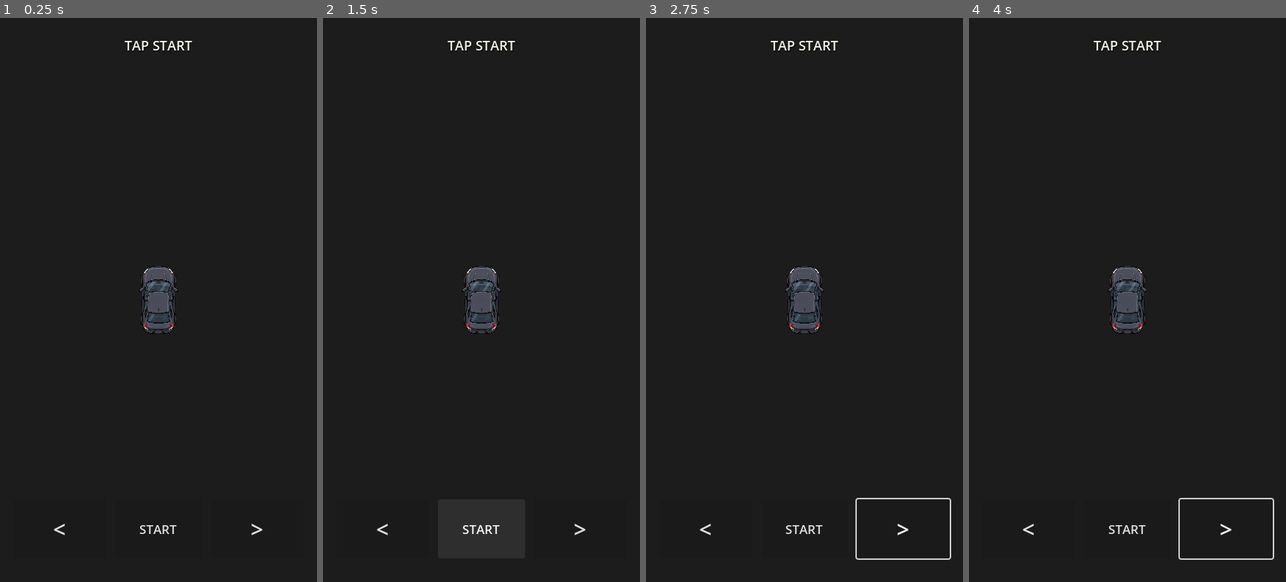
Above: before the commit, frames 1-4 (left to right).
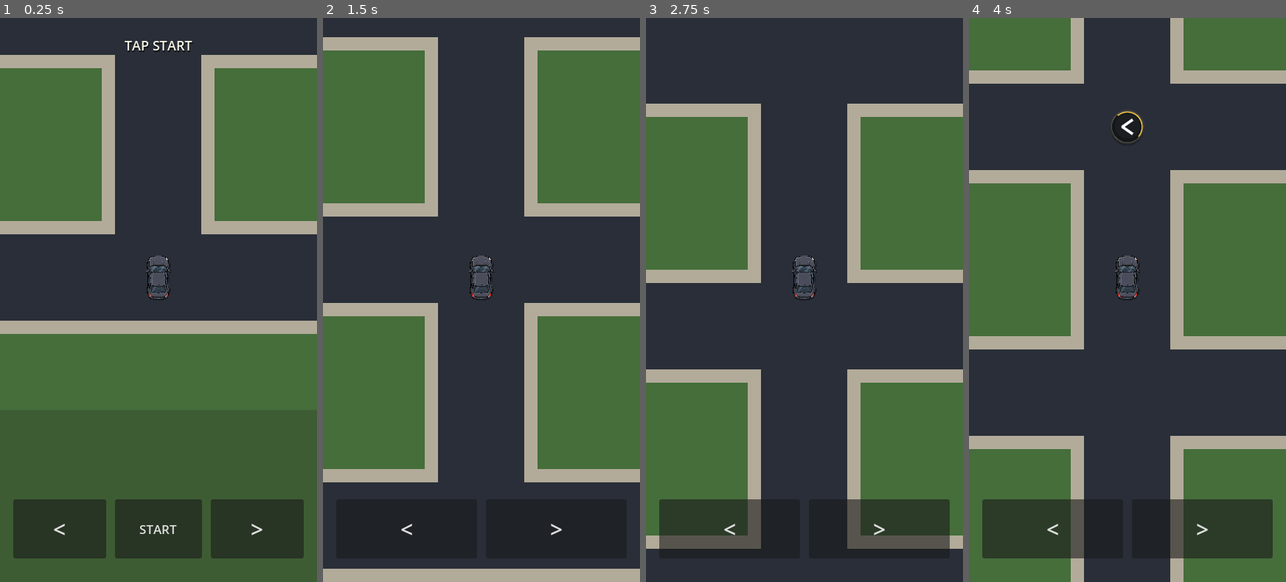
Above: after the commit, the same moments.

Repository: patrickcallahancomedy/comedian
Game: Godot game, scene res://scenes/drive/drive_module.tscn
Two runs of this game, one before a commit and one after it. Both use one fixed random seed, a clock stepped at 60 frames per second and the inputs below.
Inputs (mouse positions are in pixels of both pictures, inside the frame that each line leads up to):
- Up to frame 1 (0.25 s): no input
- Up to frame 2 (1.5 s): click "START" at 0.5 s; click (481, 531) at 1.25 s, where only the run before the commit has a clickable "START"
- Up to frame 3 (2.75 s): tap Enter (ui_accept) at 2, 2.27 s; move the mouse to (874, 271) at 2.02 s; hold Right from 2.03 s (still down); tap Space at 2.1 s; click (874, 271) at 2.17 s
- Up to frame 4 (4 s): release Right at 2.75 s; tap Enter (ui_accept) at 2.75, 3.5 s; drag from (1064, 328) to (1111, 412) at 2.77 s; move the mouse to (1159, 175) at 3.52 s; hold Right from 3.53 s (still down); tap Space at 3.6 s

The runs differ from the first frame. In frame 1, 99% of the frame differs, in the area x 0-100%, y 0-100%; in frame 2, 90%; in frame 3, 96%; in frame 4, 97%.
Error before the commit: Parse Error: Cannot infer the type of "x" variable because the value doesn't have a set type. (res://scripts/drive/drive_grid_controller.gd:1084)

Commit message:
Fix speed streak type inference

Diff:
--- a/godot/scripts/drive/drive_grid_controller.gd
+++ b/godot/scripts/drive/drive_grid_controller.gd
@@ -1081,7 +1081,7 @@
 
 		for side in [-1.0, 1.0]:
 			for offset in side_offsets:
-				var x := center_x + side * offset
+				var x: float = center_x + float(side) * float(offset)
 				draw_line(
 					Vector2(x, y - HIGHWAY_STREAK_LENGTH * 0.5),
 					Vector2(x, y + HIGHWAY_STREAK_LENGTH * 0.5),
